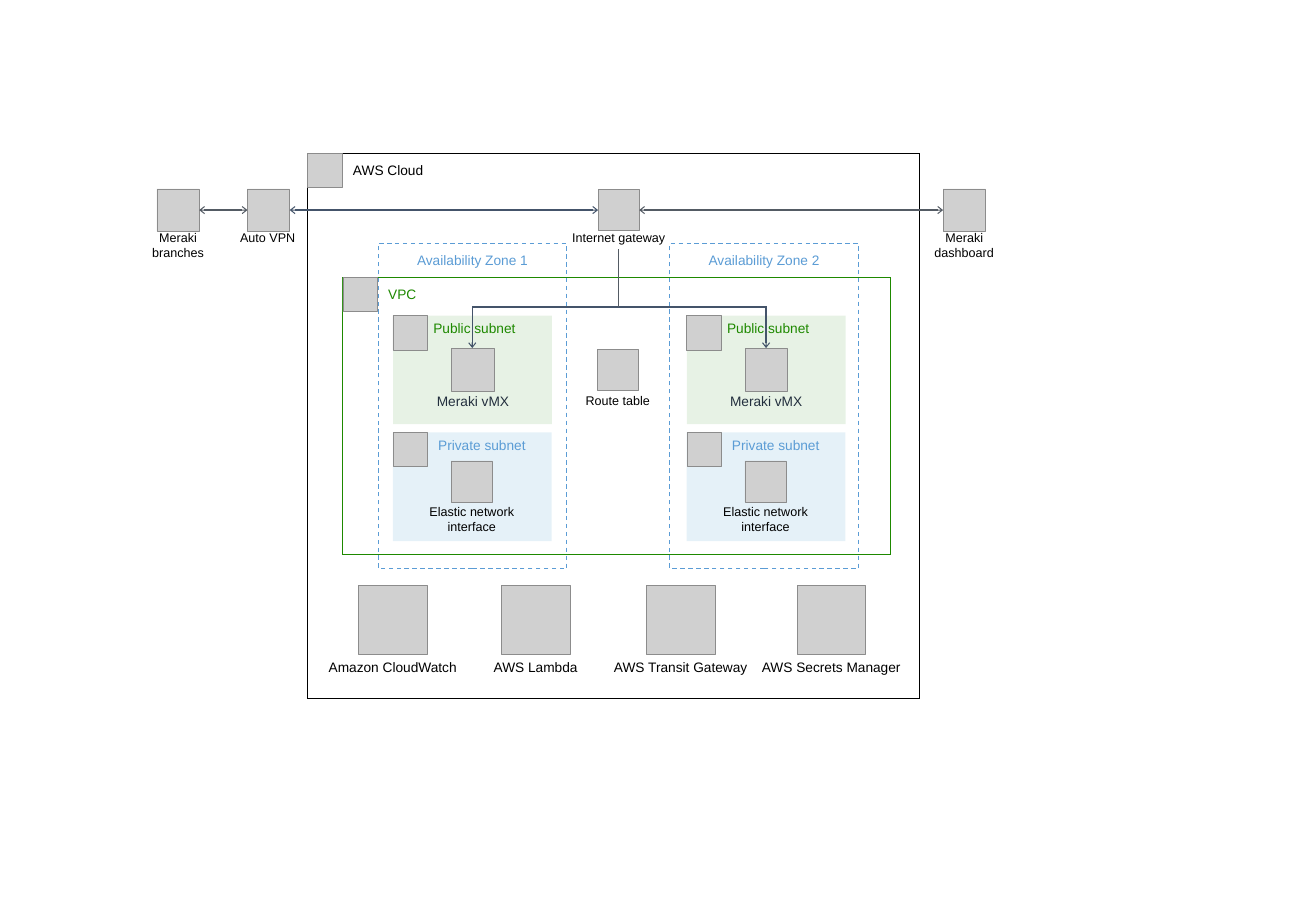
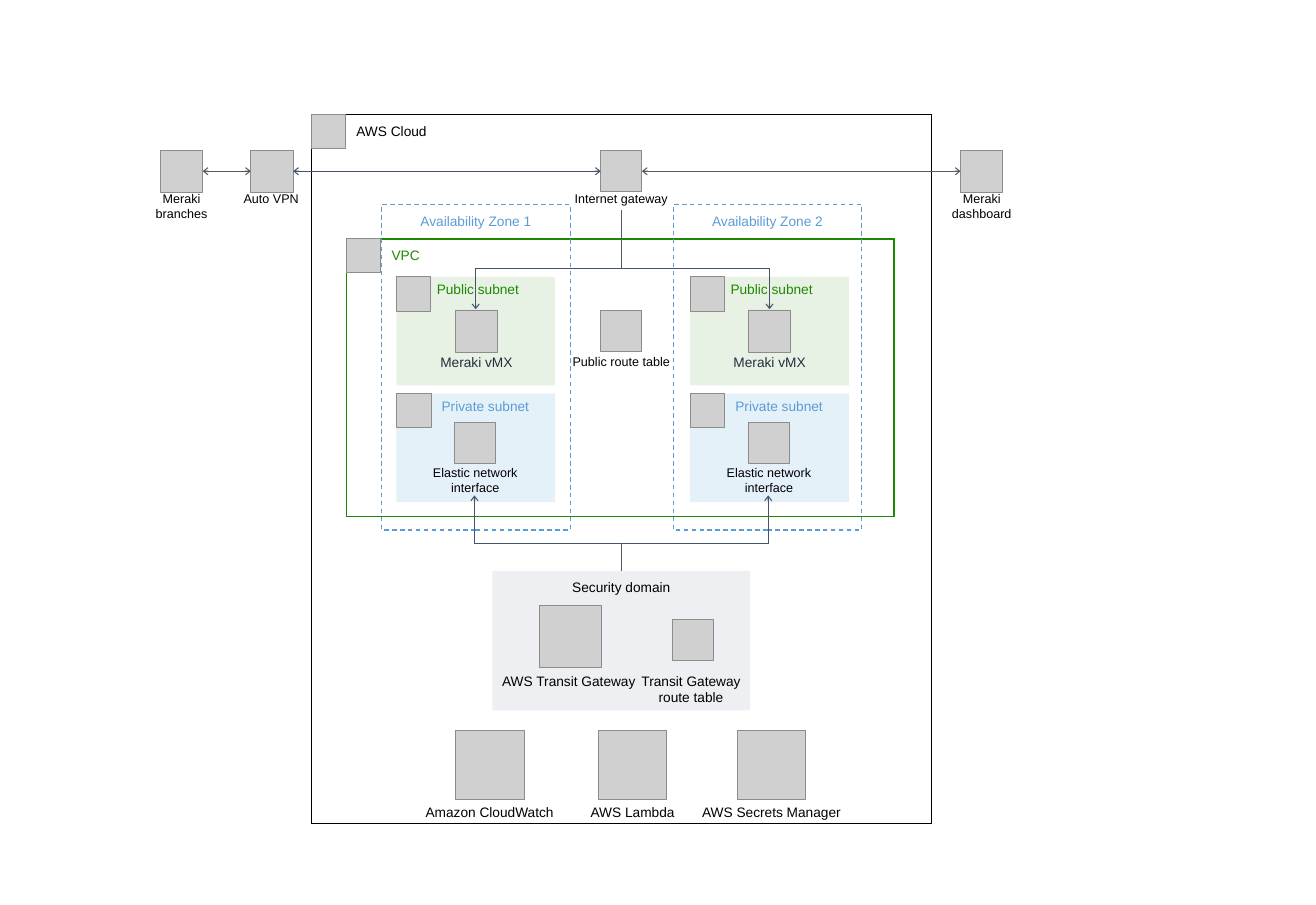
Before and after one commit to aws-quickstart/quickstart-cisco-meraki-sd-wan-vmx, a slide deck: slide 2 of docs/images/cisco-meraki-sd-wan-vmx-architecture-diagram.pptx (slide 4 before the commit). Drawn at 1316x905 pixels with LibreOffice and Linux fonts; fonts in the diff are those of the drawing; grey boxes stand for pictures. Boxes give left, top, right and bottom in pixels: in the first picture for what was removed or moved away, otherwise in the second. Text is boxed around its words. In the diff, an @@ line names an element or a change of style, - is before the commit and + after.

```diff
--- a/docs/images/cisco-meraki-sd-wan-vmx-architecture-diagram.pptx
+++ b/docs/images/cisco-meraki-sd-wan-vmx-architecture-diagram.pptx
@@ rectangle "AWS Cloud": place and size @@
-rectangle "AWS Cloud" at box(308, 153, 920, 698)
+rectangle "AWS Cloud" at box(311, 114, 931, 823)
@@ 13 pictures, 7 texts, 7 rectangles, 2 double arrows, 1 freeform shape: place and size @@
-13 pictures, 7 texts, 7 rectangles, 2 double arrows, 1 freeform shape at box(152, 153, 891, 569)
+13 pictures, 7 texts, 7 rectangles, 2 double arrows, 1 freeform shape at box(156, 114, 894, 531)
@@ picture: place and size @@
-picture at box(598, 189, 639, 230)
+picture at box(600, 151, 642, 192)
@@ double arrow moved from (639, 210) - (943, 210) to (642, 171) - (961, 171) @@
@@ picture: place and size @@
-picture at box(943, 189, 985, 231)
+picture at box(961, 150, 1003, 192)
@@ text "Meraki dashboard": place and size @@
-text "Meraki dashboard" at box(934, 233, 993, 257)
+text "Meraki dashboard" at box(952, 194, 1011, 218)
@@ line moved from (619, 249) - (619, 307) to (621, 268) - (621, 211) @@
@@ text at box(573, 357, 670, 366): text changed @@
-Route table
+Public route table
@@ freeform shape added at box(474, 496, 768, 543), outline #44546A 1 pt @@
@@ line added from (621, 544) to (621, 571), #545B64 1 pt @@
@@ rectangle added at box(493, 571, 750, 711), fill #5A6B86 at 10% opacity, 12 pt, text #000000 @@
+Security domain
@@ picture: place and size @@
-picture at box(646, 586, 715, 654)
+picture at box(540, 605, 601, 667)
@@ picture added at box(672, 619, 713, 660) @@
@@ text "AWS Transit Gateway": place and size @@
-text "AWS Transit Gateway" at box(614, 662, 747, 675)
+text "AWS Transit Gateway" at box(502, 676, 635, 689)
@@ text added at box(641, 676, 741, 702), 12 pt, text #000000 @@
+Transit Gateway route table
@@ picture: place and size @@
-picture at box(797, 586, 865, 654)
+picture at box(737, 730, 805, 799)
@@ text "Amazon CloudWatch": place and size @@
-text "Amazon CloudWatch" at box(329, 662, 457, 672)
+text "Amazon CloudWatch" at box(426, 807, 554, 817)
@@ 2 pictures, 1 text: place and size @@
-2 pictures, 1 text at box(359, 586, 577, 672)
+2 pictures, 1 text at box(456, 730, 674, 817)
@@ text "AWS Secrets Manager": place and size @@
-text "AWS Secrets Manager" at box(762, 662, 901, 675)
+text "AWS Secrets Manager" at box(702, 807, 841, 820)
```
Also in this commit, not shown: 1 other slide changed, 1 slide removed, 4 other files.
